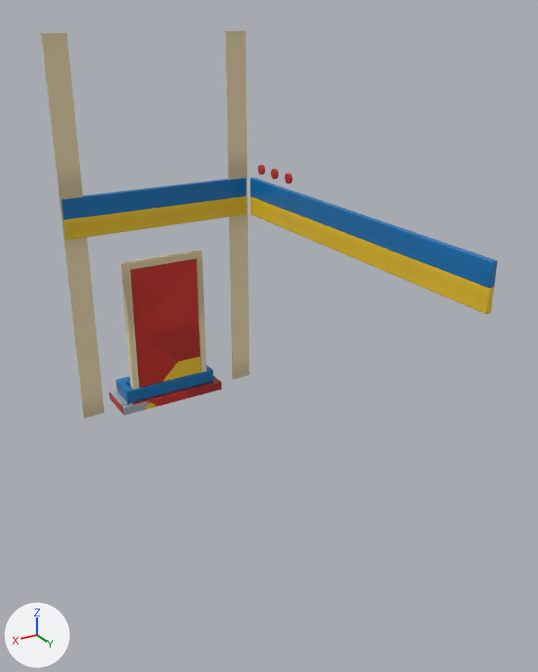
One commit to the FBX model assets/models/monorail-station-north/parts/2-left-stand-box-2.fbx: the scene before it, then after it.
Both versions are drawn from a 50 mm camera at (-6.3, 104.6, 79.8) aimed at (-67.3, 3.0, 29.0). The axes (+X, +Y, +Z) are drawn at lower left. The lights are the same throughout. The picture after the commit comes second. Vertices at exactly the same position are counted once.

The first picture shows 'left-stand-box-2'.
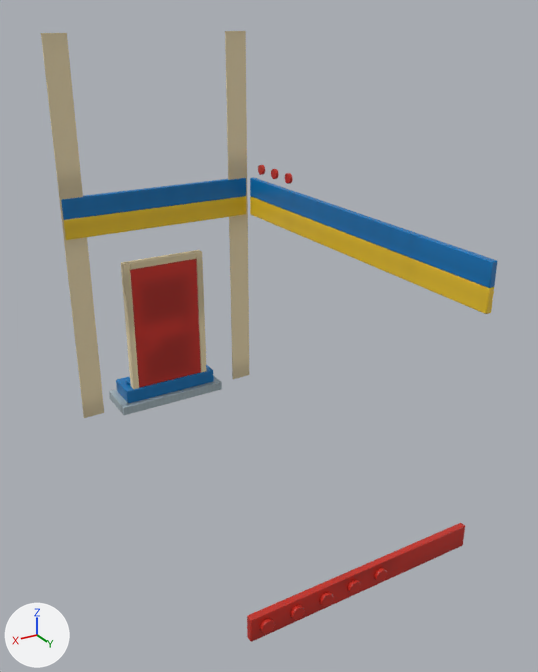
The change, as a list of edits to the scene's bpy script:
```text
Change me_cone_039:
    used by ob_left_stand_box_2; location = (0.0, 0.0, 0.0)
    remove me_cone_039.from_pydata(...)  # 5590 vertices, 10948 faces; spans x -86.7..-44.2, y -42.5..34.5, z 0.0..77.0
    add me_cone_039.from_pydata(...)  # 6126 vertices, 11996 faces; spans x -86.7..-44.2, y -42.5..36.7, z 0.0..77.0
    me_cone_039 part 1: the loose piece of 56 vertices spanning x -76.5..-52.5, y -42.5..-33.5, z 0.0..2.0 is copied, and the copy is scaled about its middle by (-1.67, -0.105, 2.1), then moved by (0.0, 73.6, 1.0); it spans x -84.5..-44.5, y 35.1..36.2, z 0.0..4.0
    me_cone_039 part 2: the loose piece of 96 vertices spanning x -86.7..-86.1, y 30.8..32.9, z 41.0..43.0 is copied, and the copy is turned -90 degrees about the z axis through its middle, then moved by (39.4, 4.6, -40.0); it spans x -48.0..-46.0, y 36.1..36.7, z 1.0..3.0
    me_cone_039 part 3: the loose piece of 96 vertices spanning x -86.7..-86.1, y 30.8..32.9, z 41.0..43.0 is copied, and the copy is turned -90 degrees about the z axis through its middle, then moved by (34.4, 4.6, -40.0); it spans x -53.0..-51.0, y 36.1..36.7, z 1.0..3.0
    me_cone_039 part 4: the loose piece of 96 vertices spanning x -86.7..-86.1, y 30.8..32.9, z 41.0..43.0 is copied, and the copy is turned -90 degrees about the z axis through its middle, then moved by (29.4, 4.6, -40.0); it spans x -58.0..-56.0, y 36.1..36.7, z 1.0..3.0
    me_cone_039 part 5: the loose piece of 96 vertices spanning x -86.7..-86.1, y 30.8..32.9, z 41.0..43.0 is copied, and the copy is turned -90 degrees about the z axis through its middle, then moved by (24.4, 4.6, -40.0); it spans x -63.0..-61.0, y 36.1..36.7, z 1.0..3.0
    me_cone_039 part 6: the loose piece of 96 vertices spanning x -86.7..-86.1, y 30.8..32.9, z 41.0..43.0 is copied, and the copy is turned -90 degrees about the z axis through its middle, then moved by (19.4, 4.6, -40.0); it spans x -68.0..-66.0, y 36.1..36.7, z 1.0..3.0
    me_cone_039 part 7: 996 kept faces spanning x -86.7..-52.5, y -42.5..-20.2, z 0.0..51.0 get new texture (UV) coordinates
```

Where the change shows, as pixel boxes (x1, y1, x2, y2) in the pictures (538 x 672 px):
'left-stand-box-2', reshaped (58% taller)
    before: (41, 31, 498, 418)
    after: (41, 31, 498, 642)
part 1 of me_cone_039, added (red)
    after: (247, 523, 465, 642)
part 2 of me_cone_039, added
    after: (260, 618, 275, 633)
part 3 of me_cone_039, added
    after: (291, 605, 305, 620)
part 4 of me_cone_039, added
    after: (320, 592, 333, 606)
part 5 of me_cone_039, added
    after: (348, 580, 361, 594)
part 6 of me_cone_039, added
    after: (374, 568, 387, 582)
part 7 of me_cone_039, surface changed
    both: (109, 275, 222, 415)
